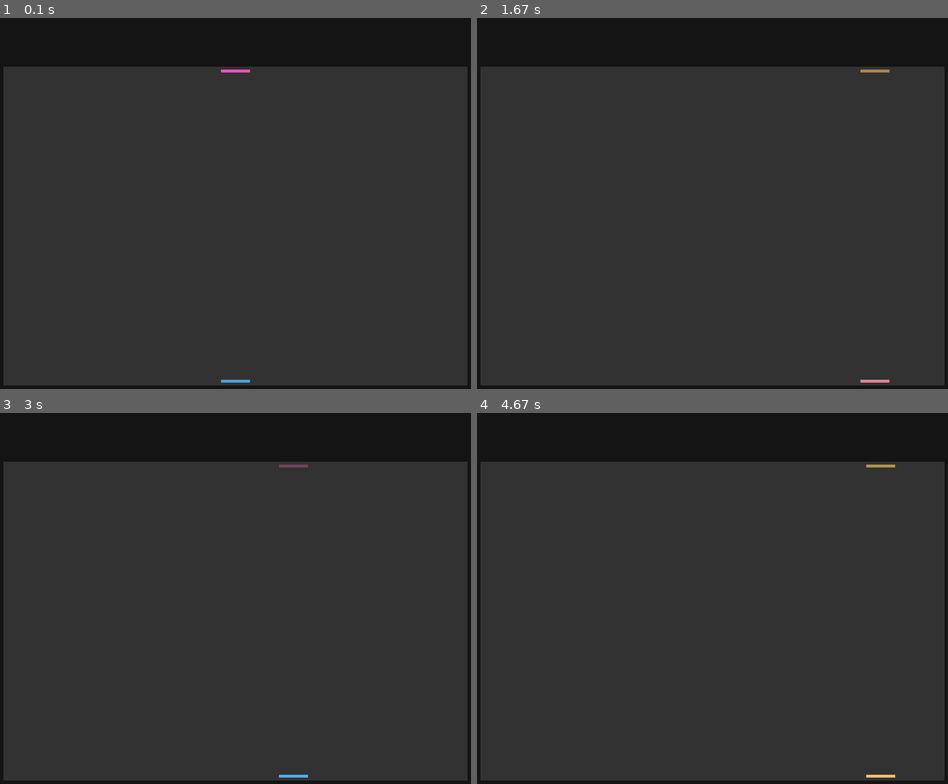
Above: before the commit, frames 1-4 (two rows, left to right).
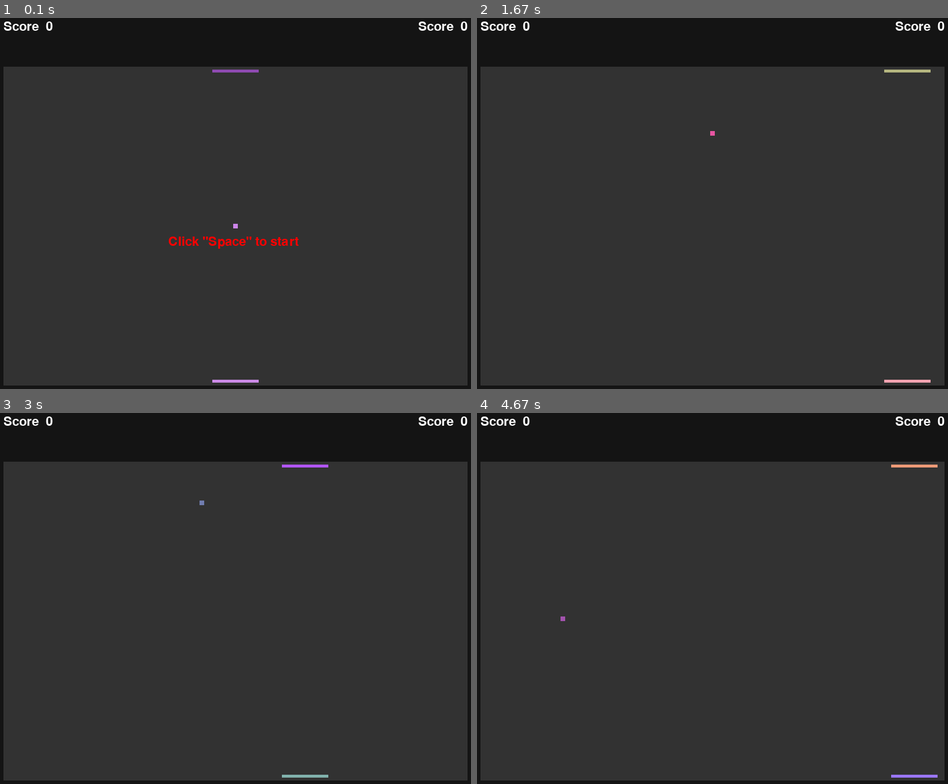
Above: after the commit, the same moments.

Repository: Z-Najdaoui/pygame
Game: pygame game, started from 002_PingPongGame/main.py
The game is run twice, just before and just after one commit, with the same random seed, the same clock (stepped at 60 frames per second) and the same inputs.
Inputs:
- Up to frame 1 (0.1 s): no input
- Up to frame 2 (1.67 s): tap Space at 0.33, 0.73, 1.03, 1.23, 1.53 s; hold Right 0.67-1.13 s; hold D 0.67-1.13 s; hold Right 1.17-1.63 s; hold D 1.17-1.63 s
- Up to frame 3 (3 s): hold Left 1.67-2.2 s; hold A 1.67-2.2 s; tap Space at 1.73, 2.03, 2.3, 2.6, 2.73 s; hold Left 2.23-2.63 s; hold A 2.23-2.63 s; hold Right from 2.67 s (still down); hold D from 2.67 s (still down)
- Up to frame 4 (4.67 s): tap Space at 3.03, 3.4, 3.7, 3.9, 4.2, 4.4 s; release Right at 3.3 s; release D at 3.3 s; hold Left 3.33-3.8 s; hold A 3.33-3.8 s; hold Right 3.83-4.3 s; hold D 3.83-4.3 s; hold Right from 4.33 s (still down); hold D from 4.33 s (still down)

The runs differ from the first frame. In frame 1, 0.7% of the frame differs, in the area x 0-100%, y 0-99%; in frame 2, 0.5%; in frame 3, 0.4%; in frame 4, 0.5%.

Commit message:
Ping Pong game create ball movement of ball add score add space button to start game

Diff:
--- a/002_PingPongGame/main.py
+++ b/002_PingPongGame/main.py
@@ -18,39 +18,130 @@
 def random_color() -> tuple:
     return (random.randint(70, 255), random.randint(70, 255), random.randint(70, 255))
 
-# players bar
+# players bars
 # bar object or dict have default value of bars
-bar = {"w": 50, "h": 5, 'wallSp': 5, 'speed': 5, 'color': (210, 210, 210)}
-bar_max_R = main_SIZE[0]-bar['w']-5
+bar = {"w": 80, "h": 5, 'wallSp': 5, 'speed': 6, 'color': (210, 210, 210)}
+
+# end or right
+# bar_max_R = main_SIZE[0]-bar['w']-5
+
+# create bar obj with default features
 bar_1 = pygame.Rect(main_SIZE[0]//2-bar['w']//2, bar['wallSp'], bar['w'], bar['h'])
 bar_2 = pygame.Rect(main_SIZE[0]//2-bar['w']//2, main_SIZE[1]-bar['h']-bar['wallSp'], bar['w'], bar['h'])
-bar1_M = bar2_M = 0
+bar1_score = bar2_score = 0
+
+# this will make sicnce of ball angle when move right and left
+bar1_ML = bar1_MR = bar2_ML = bar2_MR = 0
+
+# ball
+ball_feat = {'w': 8, 'h': 8, 'dir_s': 0, 'ang': 0, 'addAng': 0.05, 'addSpeed': 1.08, 'move': False}
+ball_x = main_SIZE[0]//2-ball_feat['w']//2
+ball_y = main_SIZE[1]//2-ball_feat['h']//2
+ball = pygame.Rect(ball_x, ball_y, ball_feat['h'], ball_feat['h'])
+
+# score
+font = pygame.font.Font('./fonts/Soulmate.otf', 32)
+
+
+def setScore():
+    scoreB1 = font.render("Score  " + str(bar1_score), True, (255, 255, 255))
+    scoreB2 = font.render("Score  " + str(bar2_score), True, (255, 255, 255))
+    window.blit(scoreB1, (50, 10))
+    window.blit(scoreB2, (WINDOW_SIZE[0] - scoreB2.get_width() - 50, 10))
+    if not ball_feat['move']:
+        start_ball = font.render("Click \"Space\" to start", True, random.choice([(255,0,255),(255,0,0),(0,255,0)]))
+        window.blit(start_ball, (ball_x+50 - start_ball.get_width()//2, ball_y+110))
+
+
+# create a clock object to control the frame rate
+clock = pygame.time.Clock()
+# window loop
 run: bool = True
 while run:
     for event in pygame.event.get():
         if event.type == pygame.QUIT:
             run = False
 
-    # Move the object to the right or left
+
+    # move the object to the right or left
     keys = pygame.key.get_pressed()
+    # for start movement of ball
+    if not ball_feat['move']:
+        if keys[pygame.K_SPACE]:
+            Tab_dir = [-2, 2]
+            ball_feat['dir_s'] = Tab_dir[random.randint(0, 1)]
+            ball_feat['move'] = True
+    # for bars
     if keys[pygame.K_LEFT]:
         bar_1.move_ip(-bar['speed'], 0)
+        bar1_MR = 0
+        bar1_ML -= ball_feat['addAng']
+
     if keys[pygame.K_RIGHT]:
         bar_1.move_ip(bar['speed'], 0)
+        bar1_ML = 0
+        bar1_MR += ball_feat['addAng']
     if keys[pygame.K_a]:
         bar_2.move_ip(-bar['speed'], 0)
+        bar2_MR = 0
+        bar2_ML -= ball_feat['addAng']
     if keys[pygame.K_d]:
         bar_2.move_ip(bar['speed'], 0)
+        bar2_ML = 0
+        bar2_MR += ball_feat['addAng']
 
     # Check if the object has hit the edge of the canvas
     if bar_1.left < 0:
         bar_1.left = 0
+        bar1_ML = 0
     if bar_1.right > main_SIZE[0]:
         bar_1.right = main_SIZE[0]
+        bar1_MR = 0
     if bar_2.left < 0:
         bar_2.left = 0
+        bar2_ML = 0
     if bar_2.right > main_SIZE[0]:
         bar_2.right = main_SIZE[0]
+        bar2_MR = 0
+
+    # movement logic of ball
+    ball.move_ip(ball_feat['ang'], ball_feat['dir_s'])
+    # if ball.left <= 0:
+    #     ball_feat['ang'] = -ball_feat['ang']
+
+    if ball.left <= 0 or ball.right >= main_SIZE[0]:
+        ball_feat['ang'] = -ball_feat['ang']
+    if ball.top <= 0:
+        ball_feat['ang'] = ball_feat['dir_s'] = 0
+        ball.x = ball_x
+        ball.y = ball_y
+        ball_feat['move'] = False
+        bar2_score += 1
+    if ball.bottom >= main_SIZE[1]:
+        ball_feat['ang'] = ball_feat['dir_s'] = 0
+        ball.x = ball_x
+        ball.y = ball_y
+        ball_feat['move'] = False
+        bar1_score += 1
+
+
+    if bar_1.colliderect(ball):
+
+        '''Get the point of collision'''
+        # collision_point = bar_1.clip(ball).topleft
+        # print("Collision at point:", collision_point)
+        ball_feat['dir_s'] *= ball_feat['addSpeed']
+        ball_feat['ang'] += bar1_ML + bar1_MR
+        # ball_feat['ang'] = ball_feat['ang']
+        ball_feat['dir_s'] = -ball_feat['dir_s']
+
+    if bar_2.colliderect(ball):
+        ball_feat['dir_s'] *= ball_feat['addSpeed']
+        ball_feat['ang'] += bar2_ML + bar2_MR
+        # ball_feat['ang'] = ball_feat['ang']
+        ball_feat['dir_s'] = -ball_feat['dir_s']
+
+    window.fill((20, 20, 20))
 
     # refill main for remove last position of rect draw
     main.fill(main_features['color'])
@@ -58,7 +149,14 @@
     # Draw the object at its new position
     pygame.draw.rect(main, random_color(), bar_1)
     pygame.draw.rect(main, random_color(), bar_2)
+    pygame.draw.rect(main, random_color(), ball)
 
-    # Update the window
+
+    # set main in screen
     window.blit(main, main_features['position'])
+    # set score
+    setScore()
+
+    # update window
     pygame.display.flip()
+    clock.tick(60)
--- a/002_PingPongGame/test.py
+++ /dev/null
@@ -1,58 +0,0 @@
-import pygame
-import sys
-
-# Initialize Pygame
-pygame.init()
-
-# Set the width and height of the canvas
-canvas_width = 800
-canvas_height = 600
-
-# Create a new Surface object with the given width and height
-canvas = pygame.Surface((canvas_width, canvas_height))
-
-# Set the background color of the canvas
-canvas.fill((255, 255, 255))
-
-# Create a rectangle object for the moving object
-object_width = 50
-object_height = 50
-object_rect = pygame.Rect(0, canvas_height/2 - object_height/2, object_width, object_height)
-
-# Set the speed of the object
-object_speed = 5
-
-# Display the canvas on the screen
-screen = pygame.display.set_mode((canvas_width, canvas_height))
-screen.blit(canvas, (0, 0))
-pygame.display.flip()
-
-# Keep the program running until the user closes the window
-while True:
-    for event in pygame.event.get():
-        if event.type == pygame.QUIT:
-            pygame.quit()
-            sys.exit()
-
-    # Move the object to the right or left
-    keys = pygame.key.get_pressed()
-    if keys[pygame.K_LEFT]:
-        object_rect.move_ip(-object_speed, 0)
-    if keys[pygame.K_RIGHT]:
-        object_rect.move_ip(object_speed, 0)
-
-    # Check if the object has hit the edge of the canvas
-    if object_rect.left < 0:
-        object_rect.left = 0
-    if object_rect.right > canvas_width:
-        object_rect.right = canvas_width
-
-    # Fill the canvas with the background color
-    canvas.fill((255, 255, 255))
-
-    # Draw the object at its new position
-    pygame.draw.rect(canvas, (0, 0, 255), object_rect)
-
-    # Update the screen
-    screen.blit(canvas, (0, 0))
-    pygame.display.flip()
